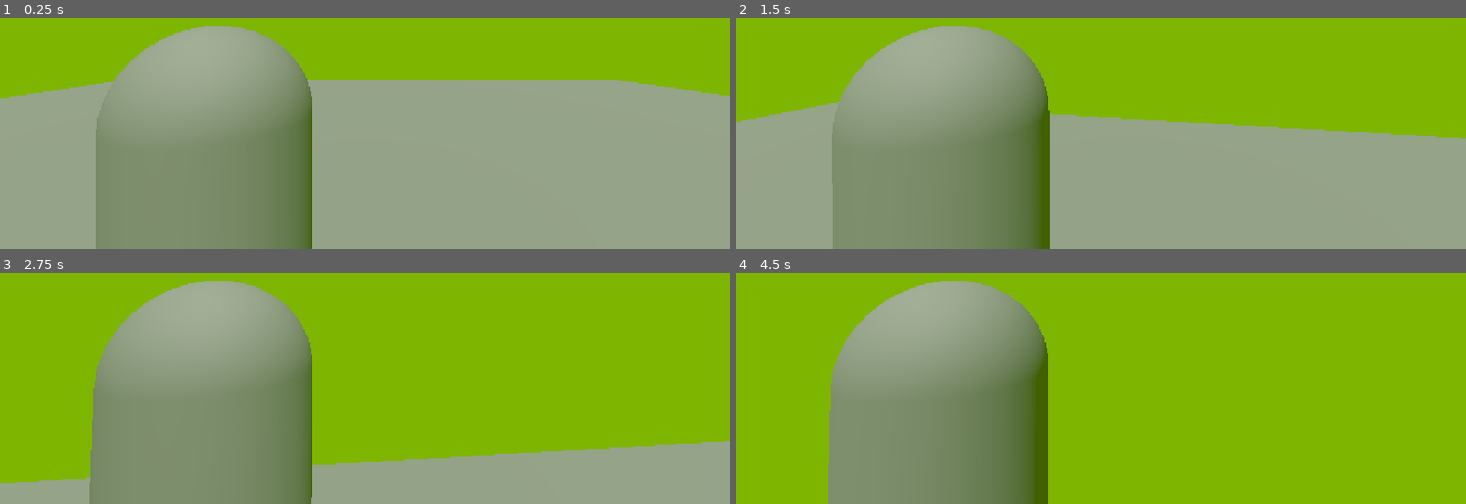
Above: before the commit, frames 1-4 (two rows, left to right).
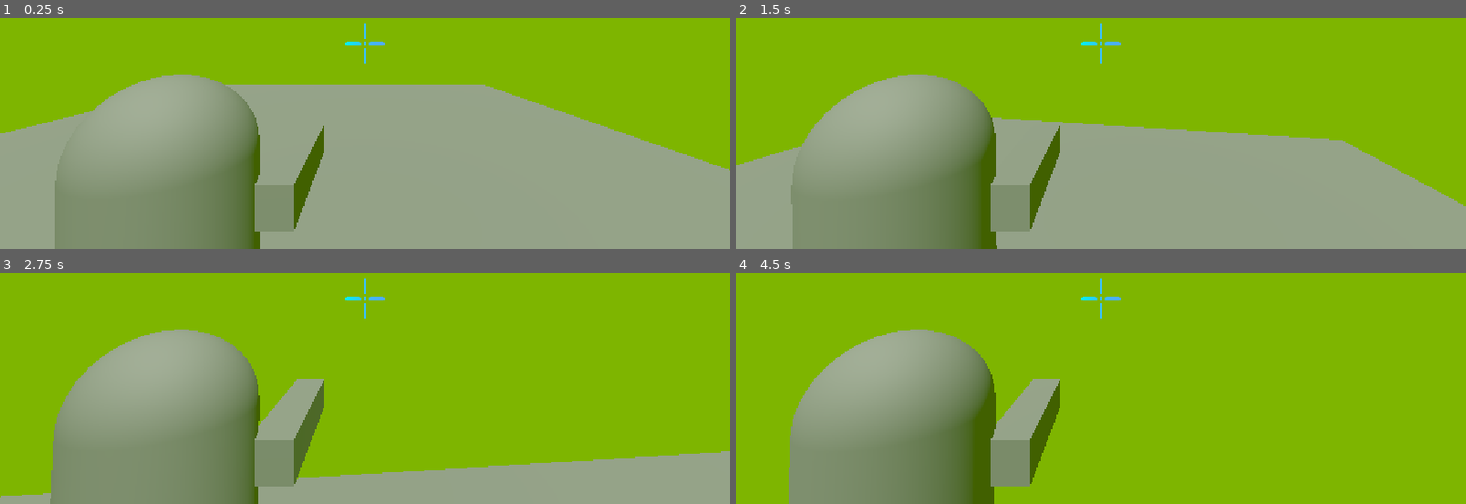
Above: after the commit, the same moments.

Repository: ABigParrot/godot
Game: Godot game, scene res://scenes/level.tscn
Same seed, same stepped clock (60 frames per second), same inputs: the game is played once before the commit and once after it.
Inputs (mouse positions are in pixels of both pictures, inside the frame that each line leads up to):
- Up to frame 1 (0.25 s): no input
- Up to frame 2 (1.5 s): move the mouse to (1137, 41) at 0.52 s; press the mouse at (1137, 41) at 0.53 s; hold W (forward) from 0.53 s (still down); tap Space (jump) at 0.77 s; move the mouse to (1064, 45) at 1.27 s; release the mouse at (1064, 45) at 1.28 s; click (1064, 45) at 1.35 s
- Up to frame 3 (2.75 s): keep holding W (forward); tap Space (jump) at 1.52 s; move the mouse to (379, 291) at 2.02 s; press the mouse at (379, 291) at 2.03 s
- Up to frame 4 (4.5 s): keep holding W (forward); move the mouse to (1093, 305) at 2.77 s; release the mouse at (1093, 305) at 2.78 s; click (1093, 305) at 2.85 s; tap Space (jump) at 3.02, 3.77, 4.25 s; tap Enter at 3.5 s; move the mouse to (1152, 303) at 3.52 s; press the mouse at (1152, 303) at 3.53 s; move the mouse to (1042, 293) at 4.27 s; release the mouse at (1042, 293) at 4.28 s; click (1042, 293) at 4.35 s

The runs differ from the first frame. In frame 1, 23% of the frame differs, in the area x 0-100%, y 2-100%; in frame 2, 22%; in frame 3, 19%; in frame 4, 17%.

Commit message:
More changes
Added gun scene, and shooting rig that rotates with the players head

Diff:
--- /dev/null
+++ b/banana/scenes/gun.tscn
@@ -0,0 +1,13 @@
+[gd_scene format=3 uid="uid://cfoes10unb350"]
+
+[sub_resource type="BoxMesh" id="BoxMesh_hx2jy"]
+size = Vector3(0.3, 0.3, 1.3000001)
+
+[node name="Gun" type="Node3D" unique_id=79404633]
+
+[node name="MeshInstance3D" type="MeshInstance3D" parent="." unique_id=889914]
+transform = Transform3D(1, 0, 0, 0, 1, 0, 0, 0, 1, -2.9802322e-08, -0.050000012, 0.65000004)
+mesh = SubResource("BoxMesh_hx2jy")
+
+[node name="muzzle" type="Node3D" parent="." unique_id=1350367953]
+transform = Transform3D(1, 0, 0, 0, 1, 0, 0, 0, 1, 0, 0, 1.3)
--- a/banana/scenes/level.tscn
+++ b/banana/scenes/level.tscn
@@ -15,9 +15,9 @@
 transform = Transform3D(1, 0, 0, 0, 0.5329672, 0.8461359, 0, -0.8461359, 0.5329672, 0, 0.96782863, 0)
 
 [node name="CSGBox3D" type="CSGBox3D" parent="." unique_id=1473735028]
-transform = Transform3D(2.6, 0, 0, 0, 0.19999999, 0, 0, 0, 2.4, 0, 0, -0.1017704)
+transform = Transform3D(2.6, 0, 0, 0, 0.19999999, 0, 0, 0, 2.4, -1.1699998, -11.785324, -0.1017704)
 use_collision = true
-size = Vector3(10, 0.5467529, 10.1)
+size = Vector3(5.9, 118.4, 10.1)
 
 [node name="Player" parent="." unique_id=1534533953 instance=ExtResource("1_2q6dc")]
 transform = Transform3D(1, 0, 0, 0, 1, 0, 0, 0, 1, -1.1, 1.4, 0.3)
--- a/banana/scenes/player.gd
+++ b/banana/scenes/player.gd
@@ -45,5 +45,10 @@
 		velocity.x = move_toward(velocity.x, 0, SPEED)
 		velocity.z = move_toward(velocity.z, 0, SPEED)
 
+	if Input.is_action_pressed("click"):
+		shoot()
 
 	move_and_slide()
+
+func shoot():
+	print("pew")
--- a/banana/scenes/player.tscn
+++ b/banana/scenes/player.tscn
@@ -1,6 +1,8 @@
 [gd_scene format=3 uid="uid://bxvy1gdhssbx4"]
 
 [ext_resource type="Script" uid="uid://dkcgxib0mqakb" path="res://scenes/player.gd" id="1_3vyb7"]
+[ext_resource type="Texture2D" uid="uid://b0tte2hxn46co" path="res://images/reticle.png" id="2_g2els"]
+[ext_resource type="PackedScene" uid="uid://cfoes10unb350" path="res://scenes/gun.tscn" id="2_qhqgy"]
 
 [sub_resource type="CapsuleShape3D" id="CapsuleShape3D_hx2jy"]
 
@@ -21,4 +23,22 @@
 
 [node name="Camera3D" type="Camera3D" parent="Head" unique_id=562945777]
 unique_name_in_owner = true
-transform = Transform3D(1, 0, 0, 0, 1, 0, 0, 0, 1, 0.8, 0.20000005, 1.5)
+transform = Transform3D(1, 0, 0, 0, 1, 0, 0, 0, 1, 1.2028067, 0.50000006, 1.7)
+
+[node name="Gun" parent="Head" unique_id=79404633 instance=ExtResource("2_qhqgy")]
+transform = Transform3D(-1, 0, -8.742278e-08, 0, 1, 0, 8.742278e-08, 0, -1, 0.6, -0.49999997, -2.9802322e-08)
+
+[node name="Reticle" type="TextureRect" parent="." unique_id=1875196486]
+anchors_preset = 8
+anchor_left = 0.5
+anchor_top = 0.5
+anchor_right = 0.5
+anchor_bottom = 0.5
+offset_left = -31.0
+offset_top = -32.120483
+offset_right = 31.0
+offset_bottom = 32.120483
+grow_horizontal = 2
+grow_vertical = 2
+texture = ExtResource("2_g2els")
+expand_mode = 1
Binary file added: banana/images/reticle.png
Not shown, added: banana/images/reticle.png.import
